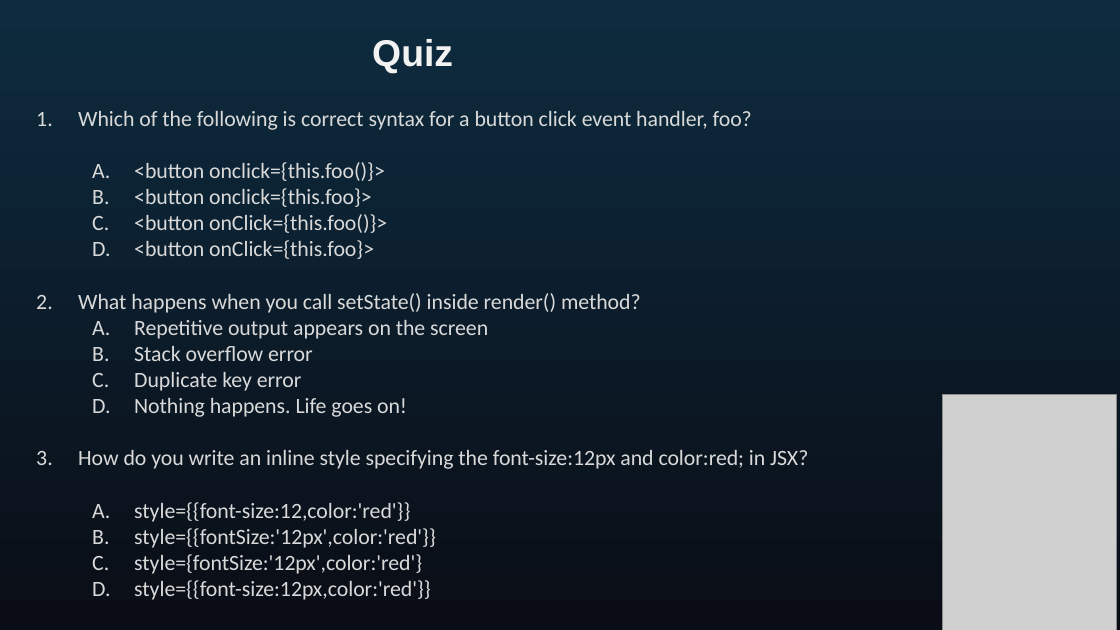
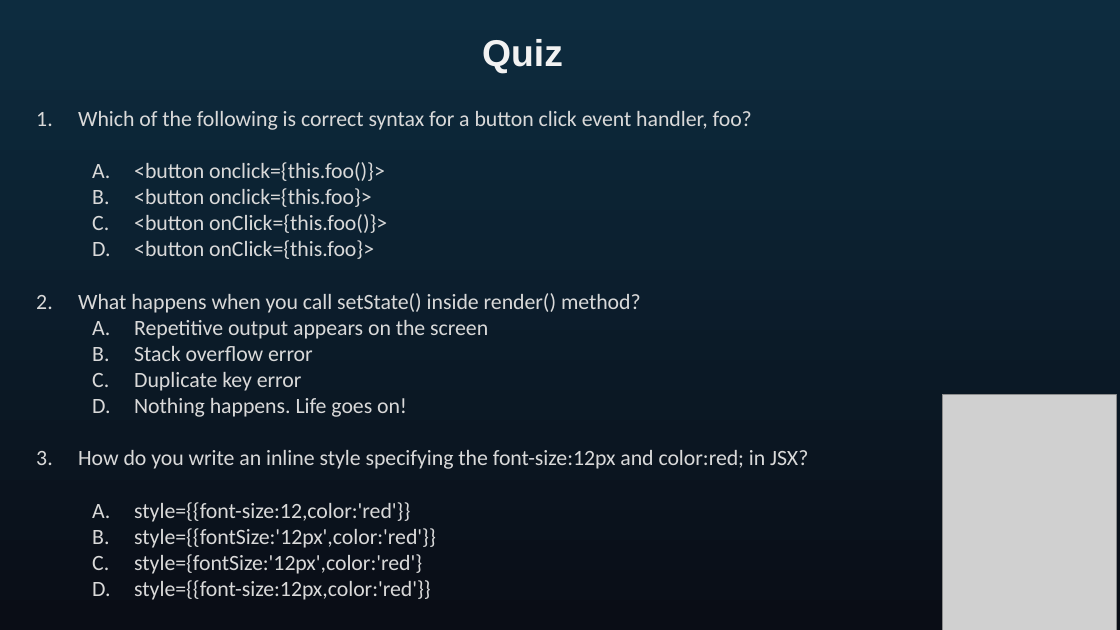
Before and after one commit to seblechernet/PowerPoint-Decks, a slide deck: slide 44 of 04 React Routing, Component Lifecycle Methods.pptx (slide 43 before the commit). Drawn at 1120x630 pixels with LibreOffice and Linux fonts; fonts in the diff are those of the drawing; grey boxes stand for pictures. Boxes give left, top, right and bottom in pixels: in the first picture for what was removed or moved away, otherwise in the second. Text is boxed around its words. In the diff, an @@ line names an element or a change of style, - is before the commit and + after.

Commit message:
added Quiz questions

```diff
--- a/04 React Routing, Component Lifecycle Methods.pptx
+++ b/04 React Routing, Component Lifecycle Methods.pptx
@@ text "Quiz" at (482,39,563,74): alignment left to centre @@
```
Also in this commit, not shown: 4 other slides changed, 1 slide added.
